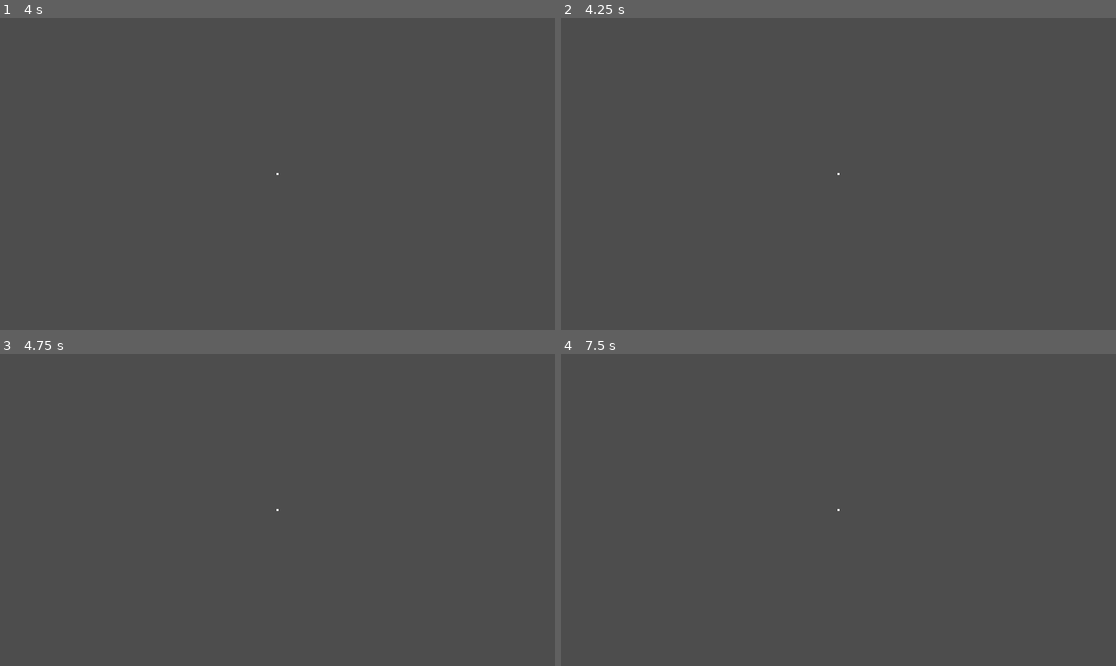
Above: before the commit, frames 1-4 (two rows, left to right).
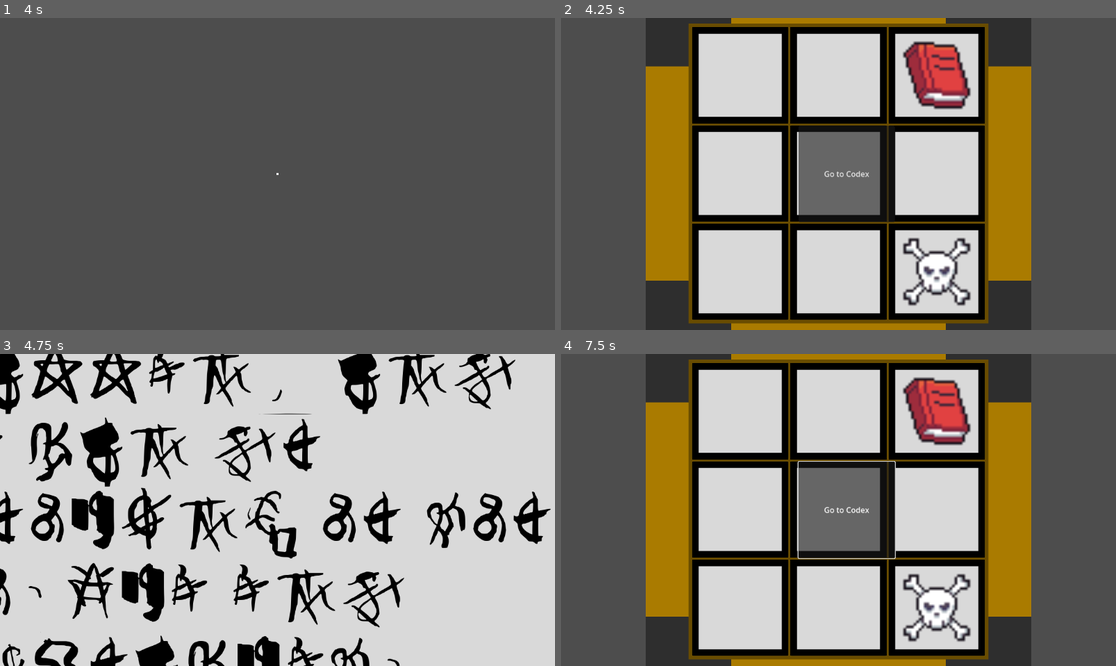
Above: after the commit, the same moments.

Repository: NicolasReelingB/Paramojuego
Game: Godot game, scene res://main.tscn
The game is run twice, just before and just after one commit, with the same random seed, the same clock (stepped at 60 frames per second) and the same inputs.
Inputs (mouse positions are in pixels of both pictures, inside the frame that each line leads up to):
- Up to frame 1 (4 s): tap Enter (ui_accept) at 0.5, 0.77, 1.52, 2, 2.75, 3.02, 3.5, 3.77 s; move the mouse to (305, 174) at 0.52 s; hold W (forward) from 0.53 s (still down); tap E (interact) every 0.75 s from 0.6 to 3.6 s; click (305, 174) at 0.67 s; move the mouse to (249, 174) at 1.27 s; move the mouse to (288, 167) at 2.02 s; move the mouse to (271, 180) at 2.77 s; click (271, 180) at 2.92 s; move the mouse to (316, 177) at 3.52 s
- Up to frame 2 (4.25 s): keep holding W (forward); tap I (inventory, bound only after the commit) at 4.15 s
- Up to frame 3 (4.75 s): release W (forward) at 4.25 s; click (283, 510) at 4.25 s, where only the run after the commit has a clickable "Go to Codex"
- Up to frame 4 (7.5 s): click (610, 510) at 5 s, where only the run after the commit has a clickable "<-----"; click (1066, 510) at 5.75 s, where only the run after the commit has a clickable "----->"; click (844, 510) at 6.5 s, where only the run after the commit has a clickable "Go to Codex"; tap Enter (ui_accept) at 7.25 s; move the mouse to (794, 506) at 7.27 s; hold W (forward) from 7.28 s (still down); tap E (interact) at 7.35 s

Frame 1 is identical in both runs. In frame 2, 69% of the frame differs, in the area x 15-85%, y 0-100%; in frame 3, 99%, in the area x 0-100%, y 0-100%; in frame 4, 69%.

Commit message:
LetterViewer and Menu Access
Basic Letterviewer skeleton and resource classes. Need to make UI prettier but it's functional

Diff:
--- /dev/null
+++ b/Inventory/all_Letters.tres
@@ -0,0 +1,8 @@
+[gd_resource type="Resource" script_class="LettersData" load_steps=3 format=3 uid="uid://c5y754v2ajop3"]
+
+[ext_resource type="Resource" uid="uid://cp7gh288ut6dh" path="res://LetterTest.tres" id="1_km8mc"]
+[ext_resource type="Script" path="res://Inventory/letters.gd" id="1_n2jac"]
+
+[resource]
+script = ExtResource("1_n2jac")
+letters = Array[Resource("res://Inventory/letter.gd")]([ExtResource("1_km8mc"), null, null, null, null, null, null, null, null, null])
--- a/Inventory/inventory_interface.gd
+++ b/Inventory/inventory_interface.gd
@@ -4,6 +4,11 @@
 
 @onready var player_inventory: PanelContainer = $PlayerInventory
 @onready var grabbed_slot: Panel = $GrabbedSlot
+@onready var toggle_letter_interface: Button = $ToggleLetterInterface
+@onready var letter_viewer = $Letter_Viewer
+
+
+signal toggleLetterInterface()
 
 func _physics_process(delta: float) -> void:
 	if grabbed_slot.visible:
@@ -42,3 +47,7 @@
 			MOUSE_BUTTON_LEFT:
 				grabbedItem = null
 				update_grabbed_item()
+
+
+func _on_toggle_letter_interface_pressed():
+	letter_viewer.visible = not letter_viewer.visible
--- /dev/null
+++ b/Inventory/letter.gd
@@ -0,0 +1,8 @@
+extends Resource
+class_name LetterData
+
+@export var title: String = ""
+@export_multiline var body: String = ""
+@export var img: AtlasTexture
+@export var font: Font
+@export var collected: bool = false
--- /dev/null
+++ b/Inventory/letter_viewer.gd
@@ -0,0 +1,23 @@
+extends Control
+
+@onready var back: Button = $Back
+@onready var foward: Button = $Foward
+@onready var letterIMG: TextureRect = $LetterIMG
+@onready var letterBody: RichTextLabel = $LetterIMG/LetterBody
+
+var letters: LettersData = preload("res://Inventory/all_Letters.tres")
+var currentIndex: int = 0
+
+func _ready():
+	#letters[0] = testLetter
+	letterBody.get_v_scroll_bar().modulate.a = 0 #Hide scrollbar
+	letterBody.text = letters.letters[0].body
+
+func _on_back_pressed():
+	print(letterBody.get_selected_text())
+	currentIndex -= 1
+	print("Test Back Button")
+
+func _on_foward_pressed():
+	currentIndex += 1
+	print("Test Foward Button")
--- /dev/null
+++ b/Inventory/letter_viewer.tscn
@@ -0,0 +1,79 @@
+[gd_scene load_steps=4 format=3 uid="uid://bm5cayrtm0d5l"]
+
+[ext_resource type="Script" path="res://Inventory/letter_viewer.gd" id="1_6w8bb"]
+[ext_resource type="Texture2D" uid="uid://clt8fxaique26" path="res://Images/slot.png" id="1_beo6u"]
+[ext_resource type="FontFile" uid="uid://dccxpf6sn8s45" path="res://Fonts/American Typewriter Regular.ttf" id="3_pkfxe"]
+
+[node name="Letter_Viewer" type="Control"]
+layout_mode = 3
+anchors_preset = 15
+anchor_right = 1.0
+anchor_bottom = 1.0
+grow_horizontal = 2
+grow_vertical = 2
+script = ExtResource("1_6w8bb")
+
+[node name="Back" type="Button" parent="."]
+custom_minimum_size = Vector2(200, 100)
+layout_mode = 1
+anchors_preset = 4
+anchor_top = 0.5
+anchor_bottom = 0.5
+offset_top = -50.0
+offset_right = 200.0
+offset_bottom = 50.0
+grow_vertical = 2
+text = "<-----"
+
+[node name="Foward" type="Button" parent="."]
+custom_minimum_size = Vector2(200, 100)
+layout_mode = 1
+anchors_preset = 6
+anchor_left = 1.0
+anchor_top = 0.5
+anchor_right = 1.0
+anchor_bottom = 0.5
+offset_left = -200.0
+offset_top = -50.0
+offset_bottom = 50.0
+grow_horizontal = 0
+grow_vertical = 2
+text = "----->"
+
+[node name="LetterIMG" type="TextureRect" parent="."]
+layout_mode = 1
+anchors_preset = 8
+anchor_left = 0.5
+anchor_top = 0.5
+anchor_right = 0.5
+anchor_bottom = 0.5
+offset_left = -1125.0
+offset_top = -750.0
+offset_right = 1125.0
+offset_bottom = 750.0
+grow_horizontal = 2
+grow_vertical = 2
+texture = ExtResource("1_beo6u")
+expand_mode = 3
+
+[node name="LetterBody" type="RichTextLabel" parent="LetterIMG"]
+layout_mode = 1
+anchors_preset = 8
+anchor_left = 0.5
+anchor_top = 0.5
+anchor_right = 0.5
+anchor_bottom = 0.5
+offset_left = -750.0
+offset_top = -500.0
+offset_right = 750.0
+offset_bottom = 500.0
+grow_horizontal = 2
+grow_vertical = 2
+theme_override_colors/default_color = Color(0, 0, 0, 1)
+theme_override_fonts/normal_font = ExtResource("3_pkfxe")
+theme_override_font_sizes/normal_font_size = 150
+theme_override_font_sizes/italics_font_size = 150
+bbcode_enabled = true
+
+[connection signal="pressed" from="Back" to="." method="_on_back_pressed"]
+[connection signal="pressed" from="Foward" to="." method="_on_foward_pressed"]
--- /dev/null
+++ b/Inventory/letters.gd
@@ -0,0 +1,4 @@
+extends Resource
+class_name LettersData
+
+@export var letters: Array[LetterData]
--- a/Inventory/text_viewer.tscn
+++ /dev/null
@@ -1,30 +0,0 @@
-[gd_scene format=3 uid="uid://cxshf2uldguv7"]
-
-[node name="TextViewer" type="Node2D"]
-
-[node name="TextureRect" type="TextureRect" parent="."]
-anchors_preset = 14
-anchor_top = 0.5
-anchor_right = 1.0
-anchor_bottom = 0.5
-grow_horizontal = 2
-grow_vertical = 2
-size_flags_horizontal = 4
-size_flags_vertical = 8
-
-[node name="RichTextLabel" type="RichTextLabel" parent="TextureRect"]
-layout_mode = 0
-offset_right = 40.0
-offset_bottom = 40.0
-theme_override_font_sizes/normal_font_size = 150
-text = "Test"
-
-[node name="Button" type="Button" parent="."]
-offset_right = 8.0
-offset_bottom = 8.0
-text = "<-"
-
-[node name="Button2" type="Button" parent="."]
-offset_right = 8.0
-offset_bottom = 8.0
-text = "->"
--- /dev/null
+++ b/LetterTest.tres
@@ -0,0 +1,11 @@
+[gd_resource type="Resource" script_class="LetterData" load_steps=3 format=3 uid="uid://cp7gh288ut6dh"]
+
+[ext_resource type="FontFile" uid="uid://5dgw3ruom3xo" path="res://Fonts/SecretCodeRegular-1ylg.ttf" id="1_4s258"]
+[ext_resource type="Script" path="res://Inventory/letter.gd" id="1_mpel0"]
+
+[resource]
+script = ExtResource("1_mpel0")
+title = "Fall of Humanity"
+body = "[font=res://Fonts/SecretCodeRegular-1ylg.ttf]Humanity has fallen, and we can do nothing to stop it. The end approaches. [/font]"
+font = ExtResource("1_4s258")
+collected = false
--- a/main.gd
+++ b/main.gd
@@ -13,3 +13,5 @@
 		Input.mouse_mode = Input.MOUSE_MODE_VISIBLE
 	else:
 		Input.mouse_mode = Input.MOUSE_MODE_CAPTURED
+	if inventory_interface.letter_viewer.visible:
+		inventory_interface.letter_viewer.visible = not inventory_interface.letter_viewer.visible
--- a/main.tscn
+++ b/main.tscn
@@ -9,6 +9,7 @@
 [ext_resource type="Resource" uid="uid://cvldb6ktcl117" path="res://Inventory/Items/Codex.tres" id="6_cjb75"]
 [ext_resource type="PackedScene" uid="uid://bx61q63sq6dsd" path="res://Inventory/slot.tscn" id="6_i7q6t"]
 [ext_resource type="Script" path="res://Inventory/slot_data.gd" id="7_k07ju"]
+[ext_resource type="PackedScene" uid="uid://bm5cayrtm0d5l" path="res://Inventory/letter_viewer.tscn" id="10_psnp1"]
 
 [sub_resource type="PlaneMesh" id="PlaneMesh_0d711"]
 size = Vector2(20, 20)
@@ -64,4 +65,25 @@
 offset_right = 200.0
 offset_bottom = 200.0
 
+[node name="ToggleLetterInterface" type="Button" parent="UI/InventoryInterface"]
+layout_mode = 1
+anchors_preset = 6
+anchor_left = 1.0
+anchor_top = 0.5
+anchor_right = 1.0
+anchor_bottom = 0.5
+offset_left = -659.0
+offset_top = -100.0
+offset_right = -459.0
+offset_bottom = 100.0
+grow_horizontal = 0
+grow_vertical = 2
+text = "Go to Codex"
+
+[node name="Letter_Viewer" parent="UI/InventoryInterface" instance=ExtResource("10_psnp1")]
+visible = false
+layout_mode = 1
+
 [connection signal="gui_input" from="UI/InventoryInterface" to="UI/InventoryInterface" method="_on_gui_input"]
+[connection signal="toggleLetterInterface" from="UI/InventoryInterface" to="." method="_on_inventory_interface_toggle_letter_interface"]
+[connection signal="pressed" from="UI/InventoryInterface/ToggleLetterInterface" to="UI/InventoryInterface" method="_on_toggle_letter_interface_pressed"]
--- a/project.godot
+++ b/project.godot
@@ -38,7 +38,7 @@
 }
 inventory={
 "deadzone": 0.5,
-"events": [Object(InputEventKey,"resource_local_to_scene":fa …(140 unchanged characters)… d":false,"keycode":0,"physical_keycode":4194306,"key_label":0,"unicode":0,"echo":false,"script":null)
+"events": [Object(InputEventKey,"resource_local_to_scene":fa …(140 unchanged characters)… d":false,"keycode":0,"physical_keycode":73,"key_label":0,"unicode":105,"echo":false,"script":null)
 ]
 }
 interact={
Binary file added: Fonts/American Typewriter Regular.ttf
Not shown, added: Fonts/American Typewriter Regular.ttf.import
Binary file added: Fonts/SecretCodeRegular-1ylg.ttf
Not shown, added: Fonts/SecretCodeRegular-1ylg.ttf.import
Not shown: 1 places in main.tscn that only renumber resources
